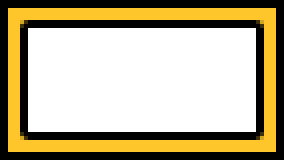
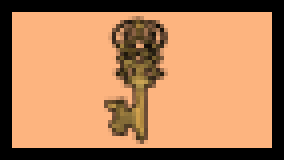
The second w=284, h=160 image is a revision of the first. Changes to its layers:
hid "Calque 6" over [left=8, top=8, right=276, bottom=152]
showed "Room frame" over [left=8, top=8, right=276, bottom=152]
added layer "Key" above "Exit" over [left=104, top=16, right=168, bottom=144]
showed "safe color" over [left=12, top=12, right=272, bottom=148]
